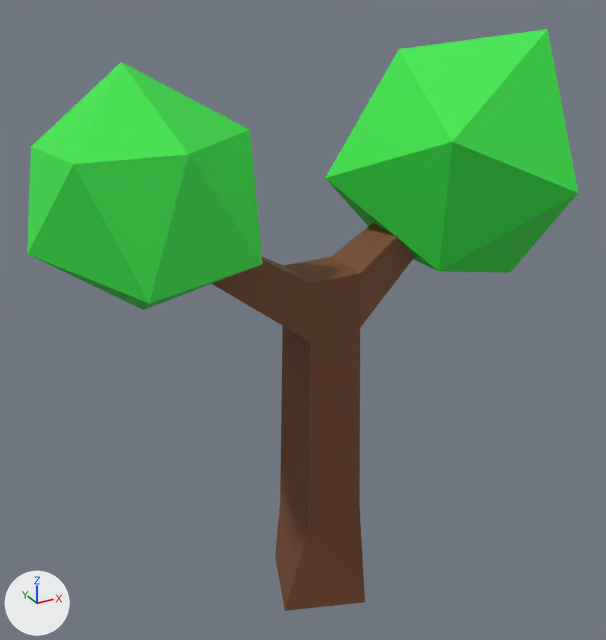
A saved change to the FBX model Assets/Models/LowPolyTree4.fbx.
Both versions are drawn from a 50 mm camera at (-1.21, -2.08, 1.91) aimed at (-0.03, 0.06, 0.85). Every picture has the same lights, and +X, +Y and +Z are marked at lower left. Where no turn or scale is listed for an object, it has been applied to the vertices.

Names of what the first picture shows: 'Leaves', 'Tree4'.
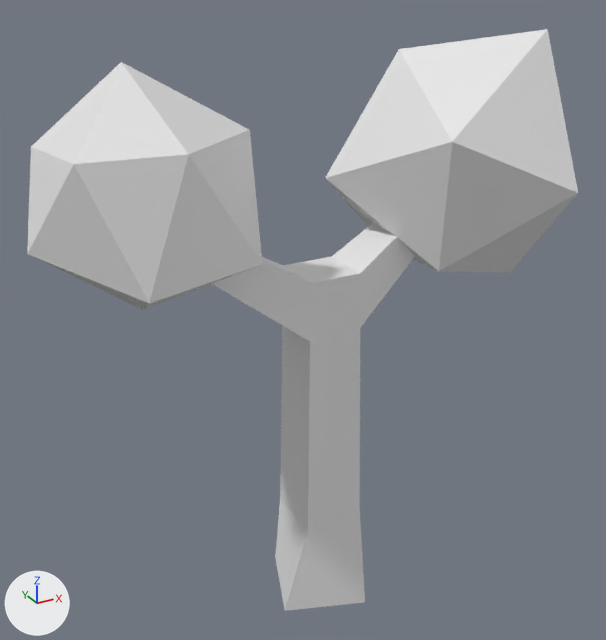
Where the change shows, as pixel boxes (x1, y1, x2, y2) in the pictures (606 x 640 px):
'Leaves', recoloured (green to grey)
    both: (27, 29, 578, 310)
'Tree4', recoloured (brown to grey)
    both: (212, 222, 415, 611)

What the commit changed:
me_icosphere has 24 vertices, 40 faces and spans x -0.3..1.44, y -0.42..0.43, z -0.38..0.4.
me_icosphere no longer uses material mat_leaf4 (green #39e749).
me_trunk has 24 vertices, 22 faces and spans x -0.586..0.541, y -0.181..0.181, z -0.154..1.306.
me_trunk no longer uses material mat_bark4 (brown #77492b).
